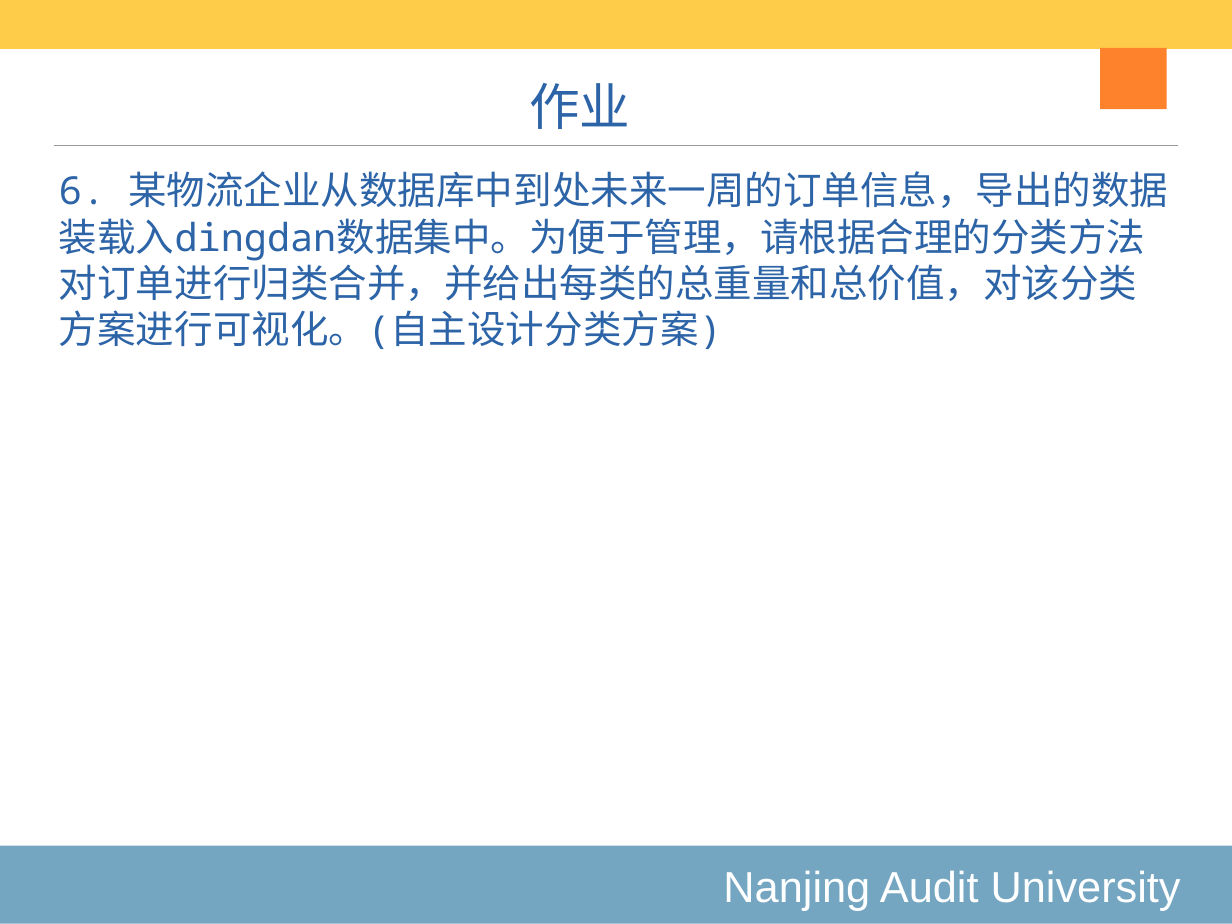
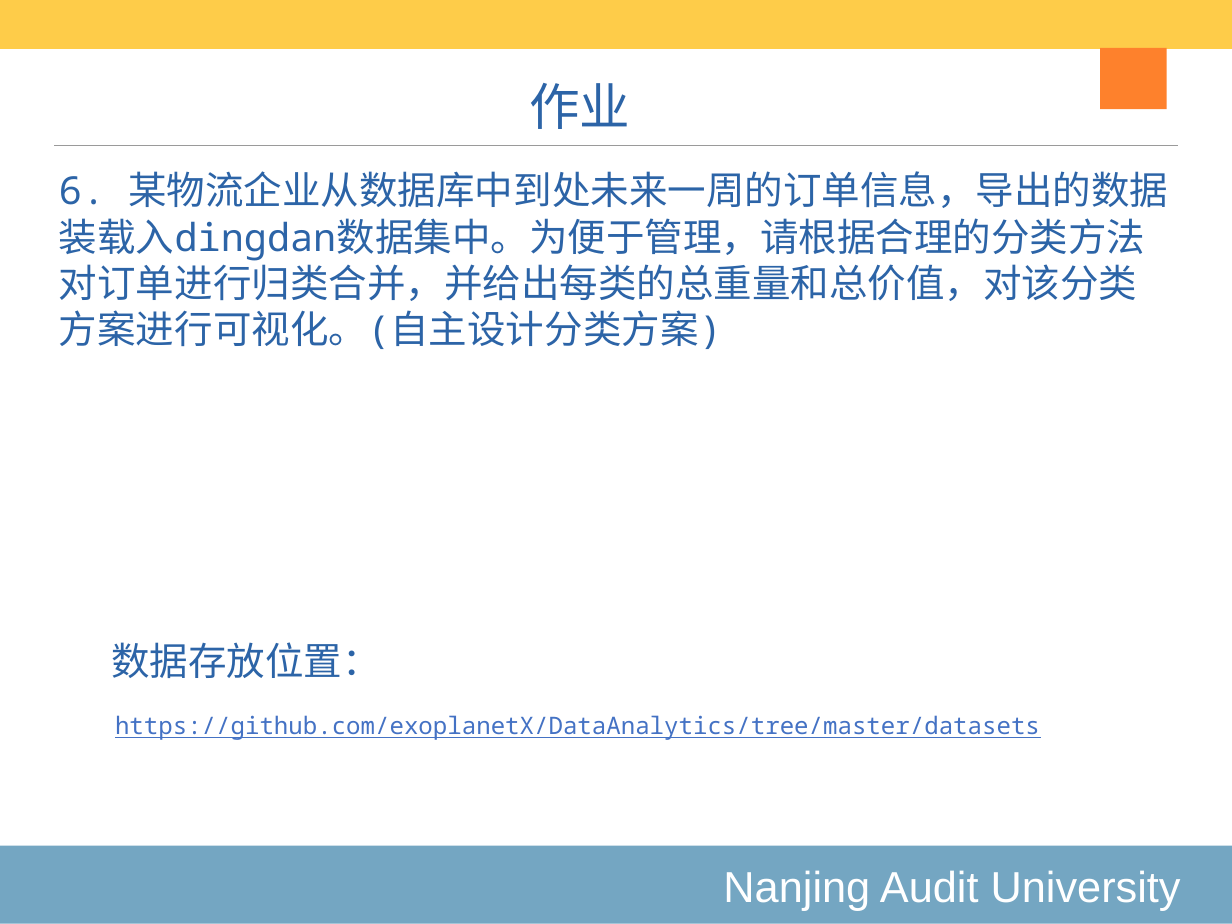
Before and after one commit to exoplanetX/DataAnalytics, a slide deck: slide 6 of 2019-作业3.pptx. Drawn at 1232x924 pixels with LibreOffice and Linux fonts; fonts in the diff are those of the drawing. Boxes give left, top, right and bottom in pixels: in the first picture for what was removed or moved away, otherwise in the second. Text is boxed around its words. In the diff, an @@ line names an element or a change of style, - is before the commit and + after.

```diff
--- a/2019-作业3.pptx
+++ b/2019-作业3.pptx
@@ text added at [111, 642, 381, 678], 32 pt, text #2C64A7 @@
+数据存放位置：
@@ text added at [115, 715, 1040, 740], 20 pt, text #4472C4, underline @@
+https://github.com/exoplanetX/DataAnalytics/tree/master/datasets
```
